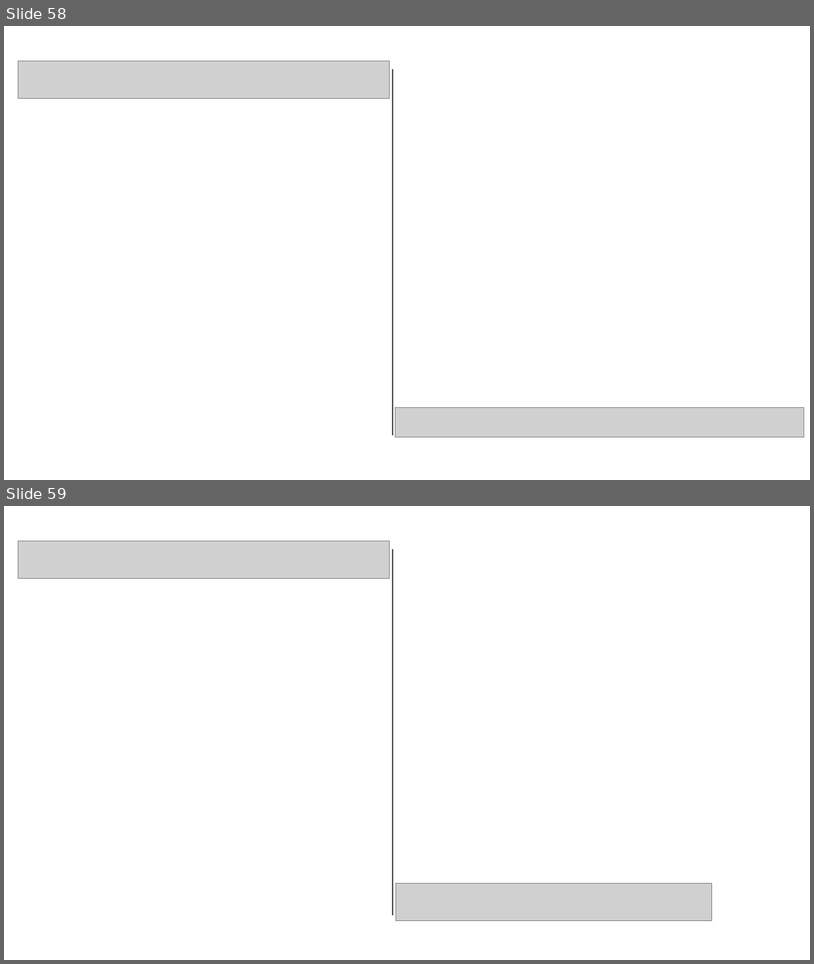
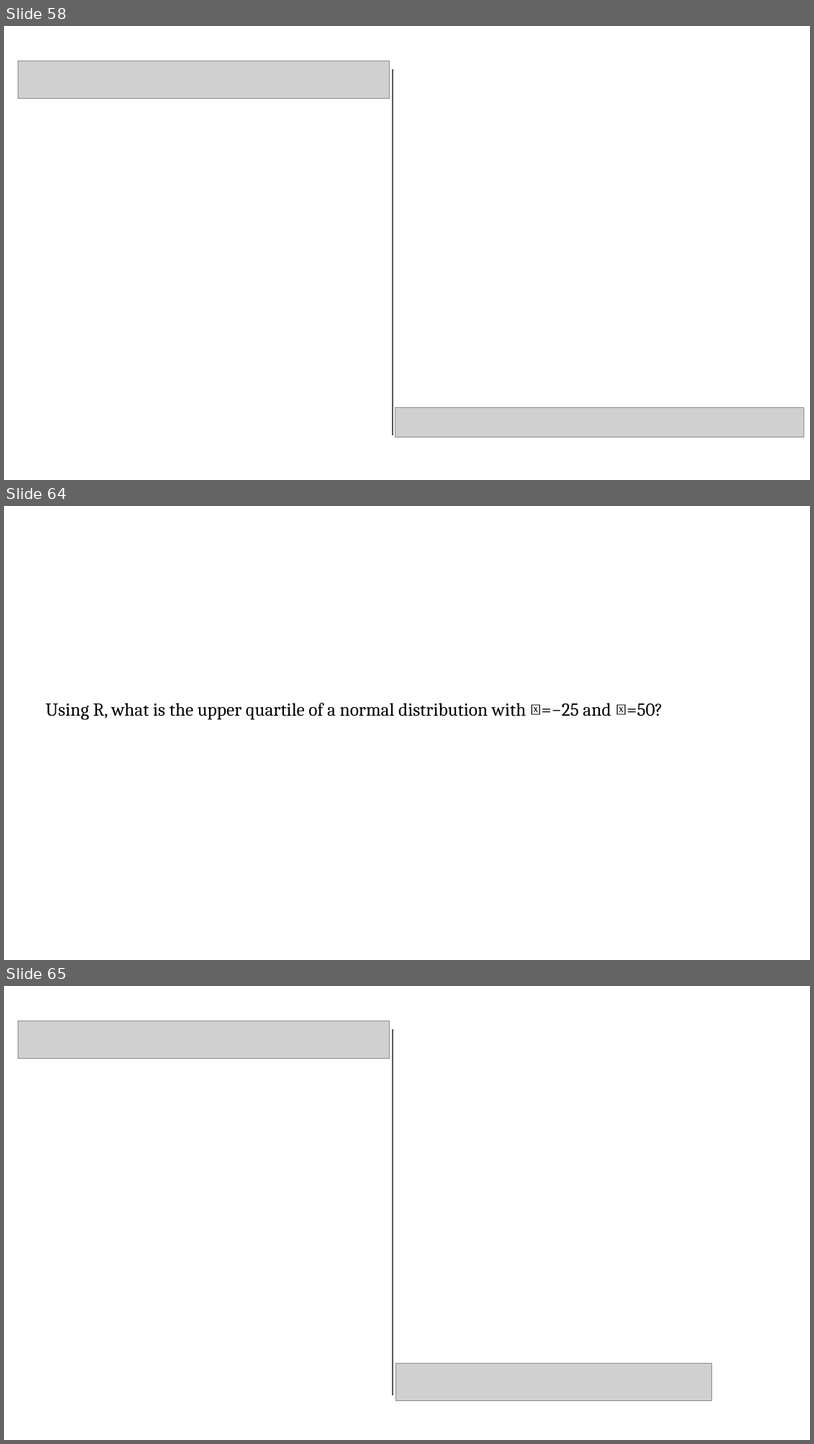
Before and after one commit to pvermees/geostats, a slide deck: slides/quizzes.odp. Shown one above the other, each under a label of ours: slides 58 and 59 before the commit, slides 58, 64 and 65 after it; the slides between them are not shown. The pictures are 814x964 and 814x1444 pixels, drawn with LibreOffice and Linux fonts; fonts in the diff are those of the drawing; grey boxes stand for pictures. Boxes give left, top, right and bottom in pixels: in the first picture for what was removed or moved away, otherwise in the second. Text is boxed around its words. In the diff, an @@ line names an element or a change of style, - is before the commit and + after.

Commit message:
Updated normal distribution table

```diff
--- a/slides/quizzes.odp
+++ b/slides/quizzes.odp
@@ slide 64 added at (4, 506, 810, 960), background #FFFFFF @@
@@ text added at (46, 703, 664, 720), 18 pt, text #000000 @@
+Using R, what is the upper quartile of a normal distribution with 𝜇=−25 and 𝜎=50?
@@ what was slide 59 is now slide 65 @@
```
Also in this commit, not shown: 10 slides changed, 5 other slides added, 4 other files.
